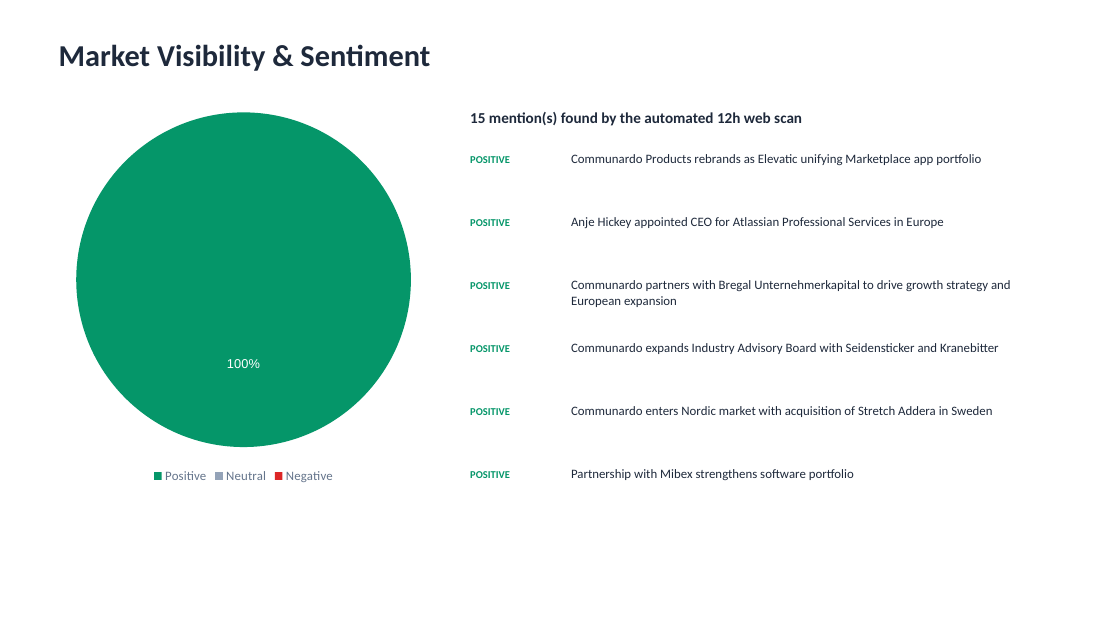
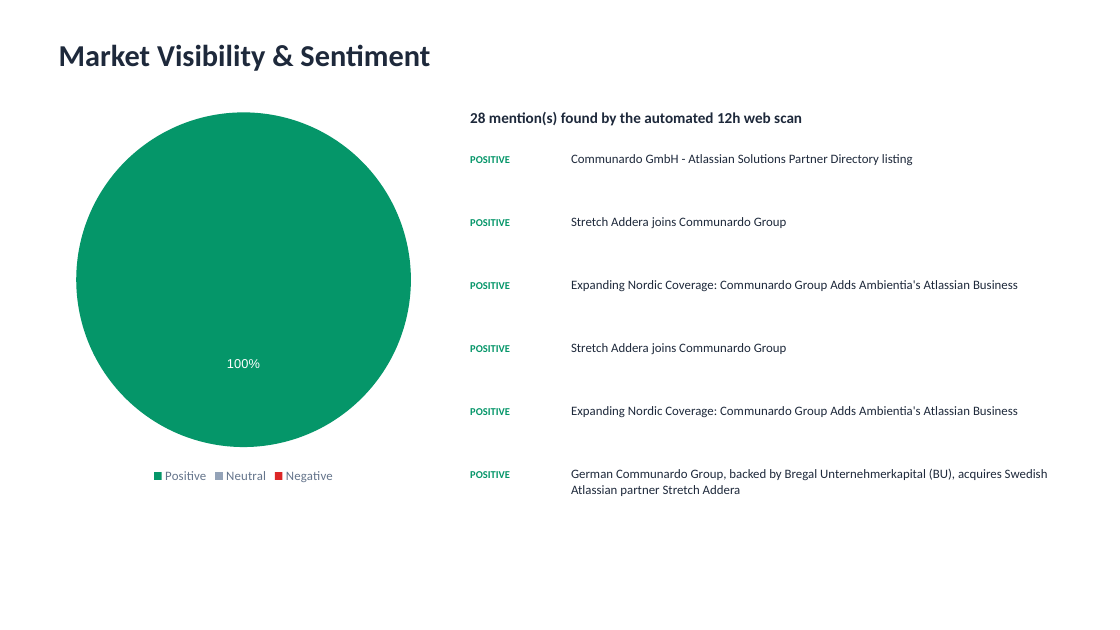
Before and after one commit to smojsak-code/orbit2, a slide deck: slide 5 of reports/Orbit2_Deck_Atlassian_2026-Q3.pptx. Drawn at 1120x630 pixels with LibreOffice and Linux fonts; fonts in the diff are those of the drawing. Boxes give left, top, right and bottom in pixels: in the first picture for what was removed or moved away, otherwise in the second. Text is boxed around its words. In the diff, an @@ line names an element or a change of style, - is before the commit and + after.

```diff
--- a/reports/Orbit2_Deck_Atlassian_2026-Q3.pptx
+++ b/reports/Orbit2_Deck_Atlassian_2026-Q3.pptx
@@ text at bbox=[470, 112, 802, 126]: text changed @@
-15 mention(s) found by the automated 12h web scan
+28 mention(s) found by the automated 12h web scan
@@ text at bbox=[571, 154, 913, 165]: text changed @@
-Communardo Products rebrands as Elevatic unifying Marketplace app portfolio
+Communardo GmbH - Atlassian Solutions Partner Directory listing
@@ text at bbox=[571, 217, 787, 228]: text changed @@
-Anje Hickey appointed CEO for Atlassian Professional Services in Europe
+Stretch Addera joins Communardo Group
@@ text at bbox=[571, 280, 1018, 291]: text changed @@
-Communardo partners with Bregal Unternehmerkapital to drive growth strategy and European expansion
+Expanding Nordic Coverage: Communardo Group Adds Ambientia's Atlassian Business
@@ text at bbox=[571, 343, 787, 354]: text changed @@
-Communardo expands Industry Advisory Board with Seidensticker and Kranebitter
+Stretch Addera joins Communardo Group
@@ text at bbox=[571, 406, 1018, 417]: text changed @@
-Communardo enters Nordic market with acquisition of Stretch Addera in Sweden
+Expanding Nordic Coverage: Communardo Group Adds Ambientia's Atlassian Business
@@ text at bbox=[571, 469, 1048, 496]: text changed @@
-Partnership with Mibex strengthens software portfolio
+German Communardo Group, backed by Bregal Unternehmerkapital (BU), acquires Swedish Atlassian partner Stretch Addera
```
Also in this commit, not shown: 18 other files.
